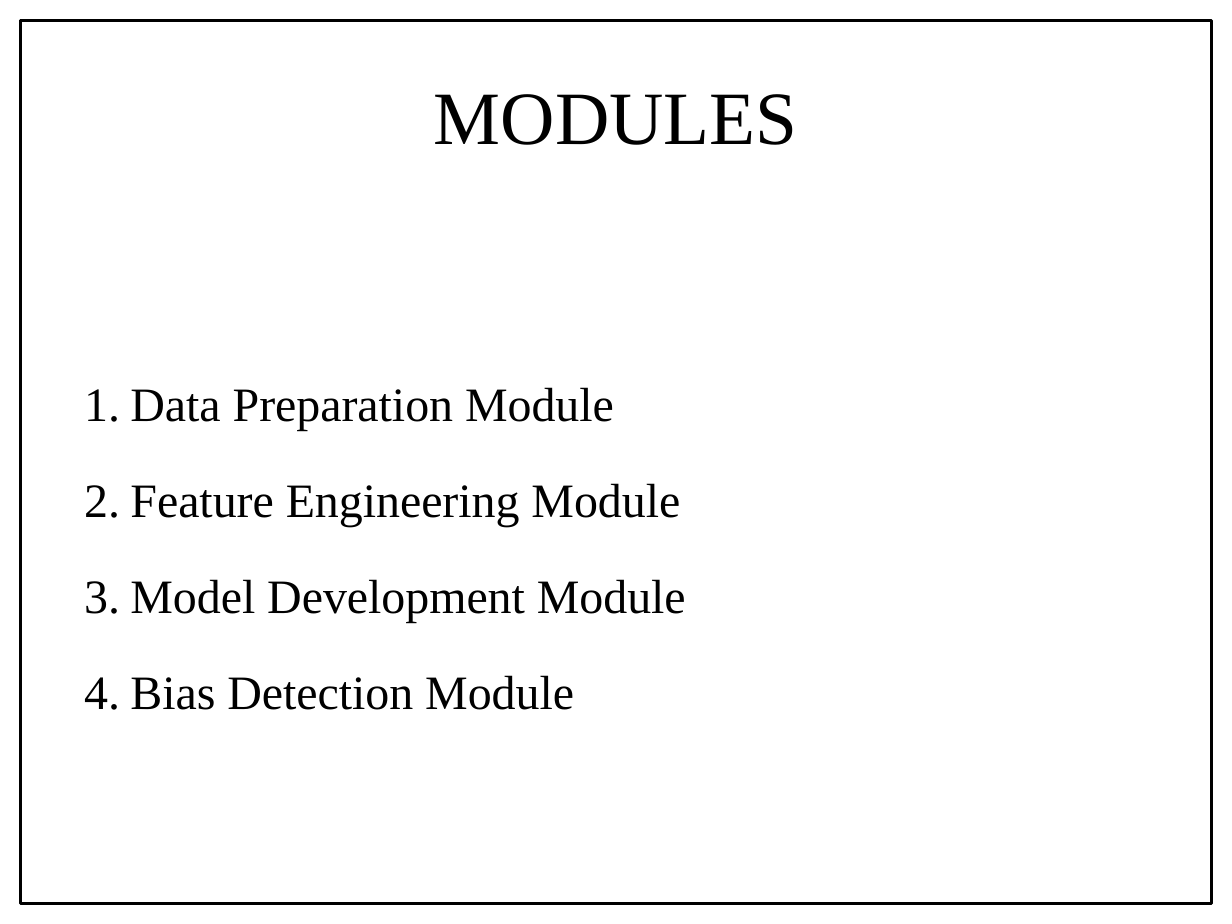
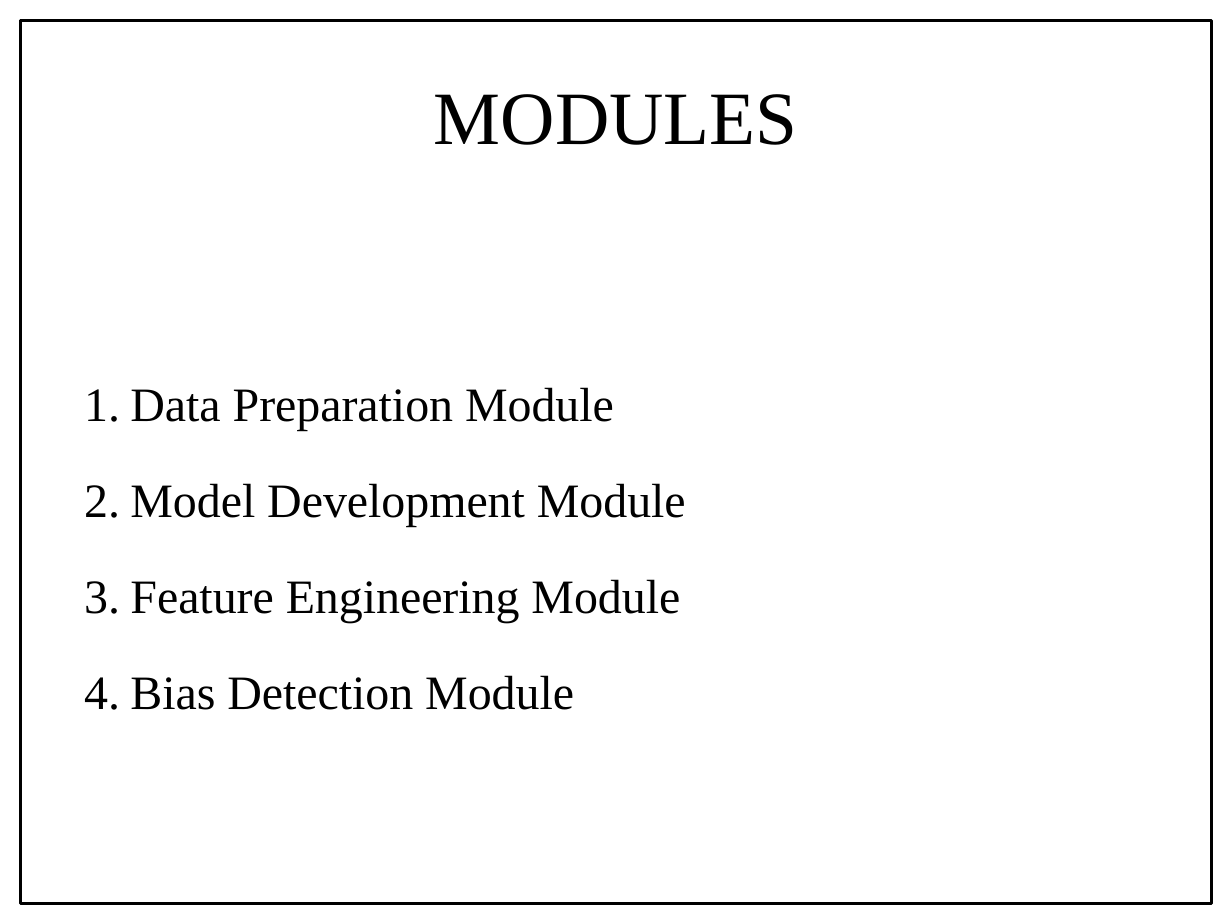
Before and after one commit to Renegadez518/IotSecurityProj, a slide deck: slide 19 of IOTProjreview ppt.pptx. Drawn at 1232x924 pixels with LibreOffice and Linux fonts; fonts in the diff are those of the drawing. Boxes give left, top, right and bottom in pixels: in the first picture for what was removed or moved away, otherwise in the second. Text is boxed around its words. In the diff, an @@ line names an element or a change of style, - is before the commit and + after.

```diff
--- a/IOTProjreview ppt.pptx
+++ b/IOTProjreview ppt.pptx
@@ text at (130,483,686,527): paragraph added @@
+2. Model Development Module
@@ text at (130,579,686,623): paragraph removed @@
-3. Model Development Module
```
Also in this commit, not shown: 2 slides added.
